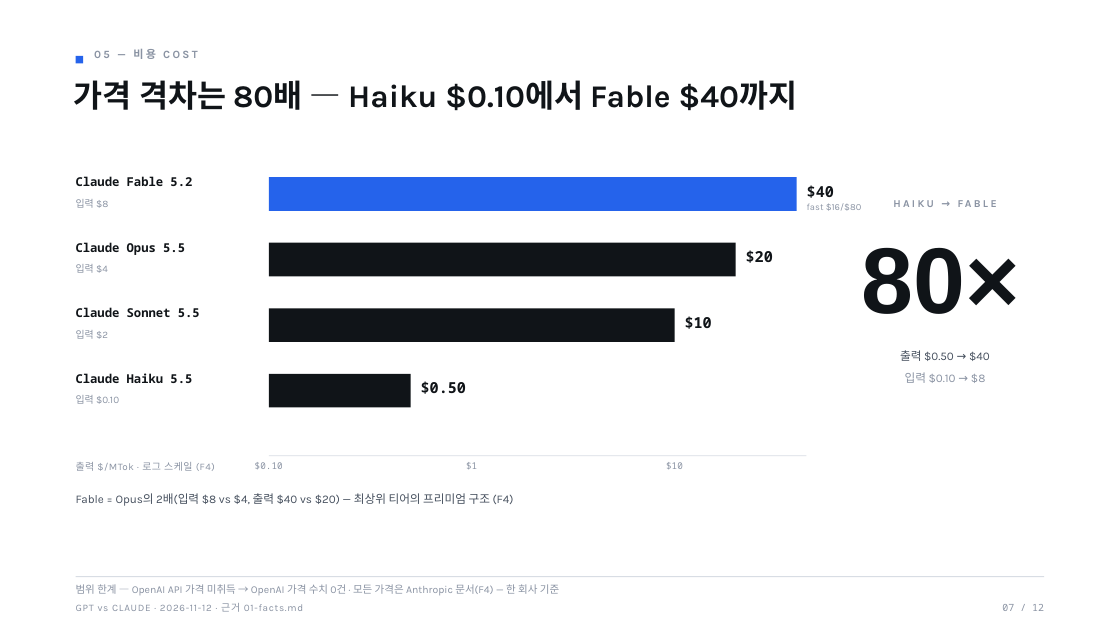
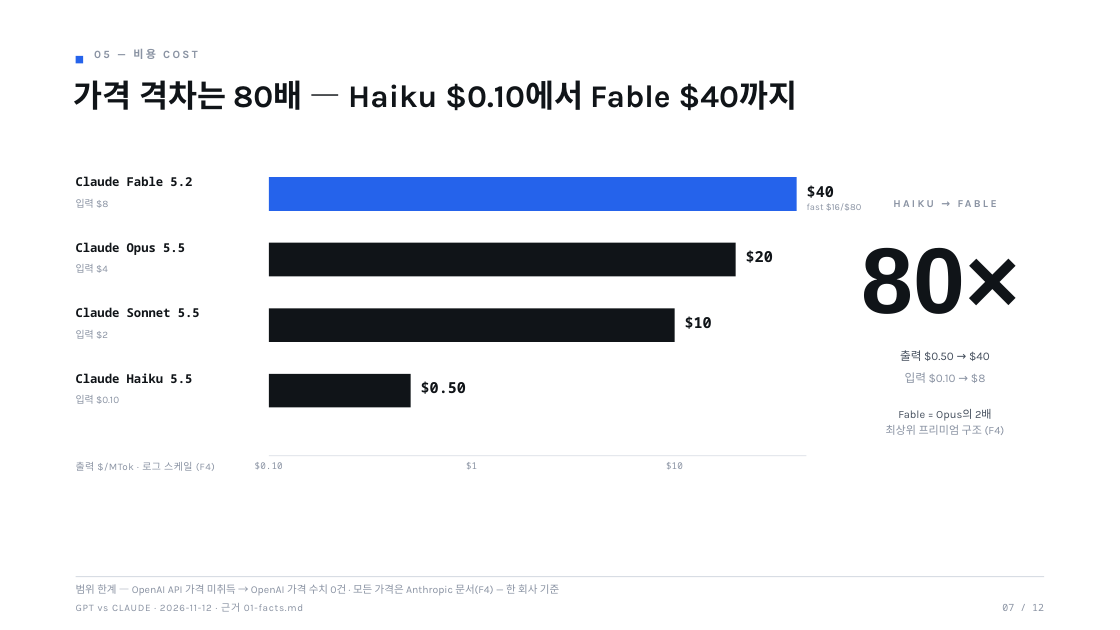
Before and after one commit to yjj3019/AI-Harness, a slide deck: slide 7 of docs/practice/ai-model-competition-2026-11-12/03-deck.pptx. Drawn at 1120x630 pixels with LibreOffice and Linux fonts; fonts in the diff are those of the drawing. Boxes give left, top, right and bottom in pixels: in the first picture for what was removed or moved away, otherwise in the second. Text is boxed around its words. In the diff, an @@ line names an element or a change of style, - is before the commit and + after.

```diff
--- a/docs/practice/ai-model-competition-2026-11-12/03-deck.pptx
+++ b/docs/practice/ai-model-competition-2026-11-12/03-deck.pptx
@@ text at (886, 409, 1005, 435): text changed; size 10 to 9.5 pt @@
-Fable = Opus의 2배(입력 $8 vs $4, 출력 $40 vs $20) — 최상위 티어의 프리미엄 구조 (F4)
+Fable = Opus의 2배
+최상위 프리미엄 구조 (F4)
```
Also in this commit, not shown: 6 other slides changed, 3 other files.
